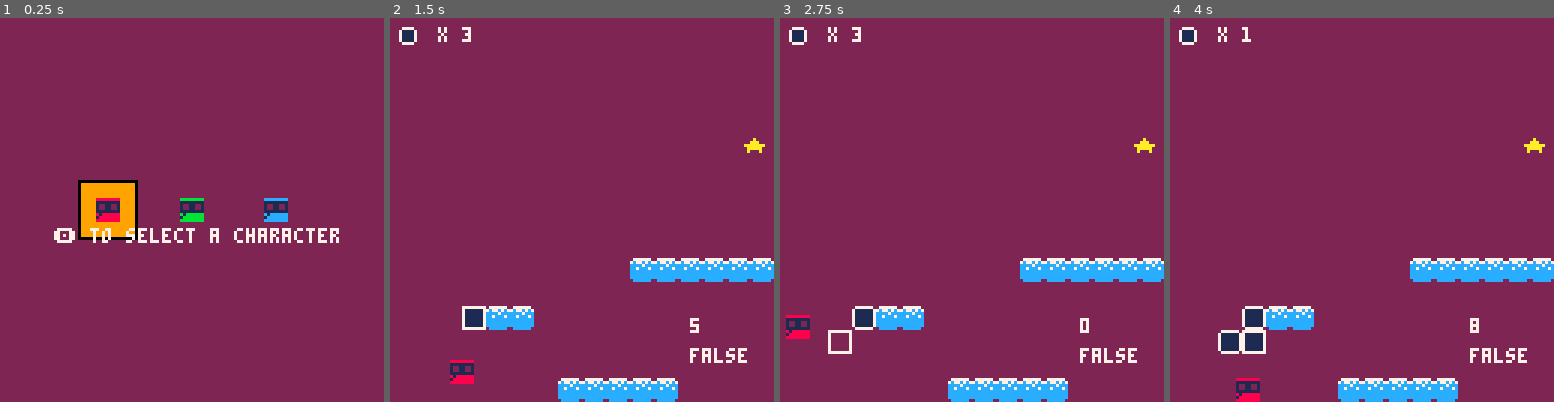
Above: before the commit, frames 1-4 (left to right).
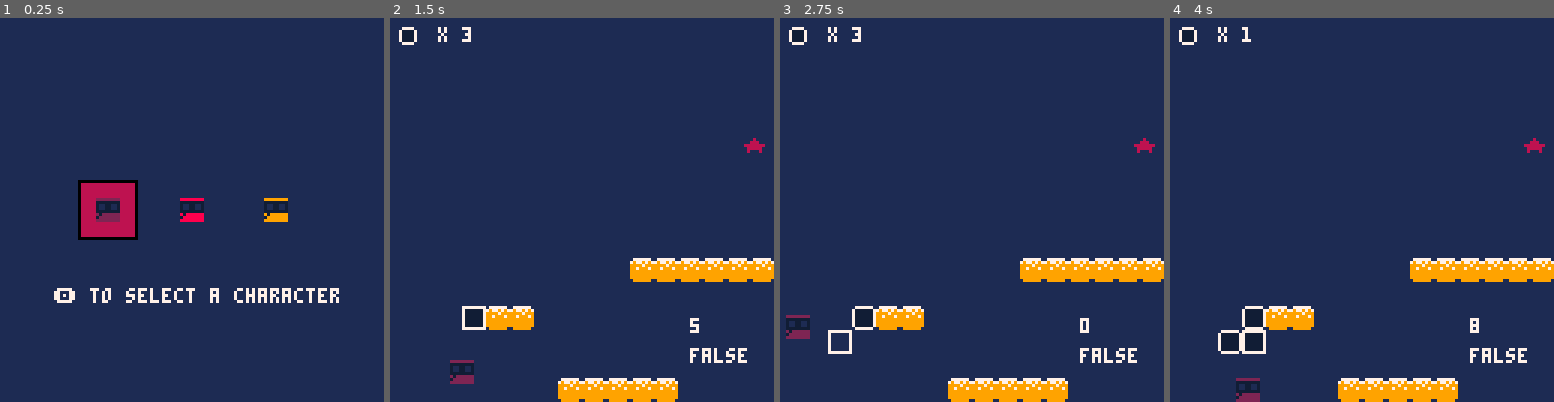
Above: after the commit, the same moments.

Repository: FlavioIero/PlatformMaker
Game: PICO-8 cartridge platformmaker.p8
Same seed, same stepped clock (60 frames per second), same inputs: the game is played once before the commit and once after it.
Inputs:
- Up to frame 1 (0.25 s): no input
- Up to frame 2 (1.5 s): tap O (Z key) at 0.33, 0.7, 1.43 s; tap X (X key) at 1.07 s
- Up to frame 3 (2.75 s): hold Left 1.97-2.37 s; tap X (X key) at 2.07, 2.4, 2.73 s; tap O (Z key) at 2.22 s; hold Down from 2.42 s (still down)
- Up to frame 4 (4 s): release Down at 2.82 s; hold Right 2.87-3.53 s; tap X (X key) at 3.07, 3.4, 3.73 s; tap O (Z key) at 3.1, 3.98 s; hold Up from 3.58 s (still down)

The runs differ from the first frame. In frame 1, 100% of the frame differs, in the area x 0-100%, y 0-100%; in frame 2, 98%; in frame 3, 98%; in frame 4, 98%.

Commit message:
changed color palette

Diff:
--- a/platformmaker.p8
+++ b/platformmaker.p8
@@ -42,6 +42,8 @@
 end
 
 function _init()
+	poke(0x5f2e,1)
+	pal({[0]=0,-15,1,-4,12,13,-1,7,2,-7,-8,8,9,-3,-2,-14},1)	reset_var()
 	reset_var()
 	_update = update_menu
 	_draw = draw_menu
@@ -72,12 +74,12 @@
 	local sp_y = 60
 	local sp_x = {32,60,88}
 	local pad = 6
-	rectfill(sp_x[m_p_sprt_i]-pad+1,sp_y-pad+1,sp_x[m_p_sprt_i]+7+pad-1,sp_y+7+pad-1,9)
+	rectfill(sp_x[m_p_sprt_i]-pad+1,sp_y-pad+1,sp_x[m_p_sprt_i]+7+pad-1,sp_y+7+pad-1,m_rect_cols[2])
 	for i=1,#m_p_sprts do
 		spr(m_p_sprts[i],sp_x[i],sp_y)
 	end
 	rect(sp_x[m_p_sprt_i]-pad,sp_y-pad,sp_x[m_p_sprt_i]+7+pad,sp_y+7+pad,m_rect_cols[m_rect_col_i])
-	print_ctr_w("🅾️ to select a character",70,7)
+	print_ctr_w("🅾️ to select a character",90,7)
 end
 
 -- temp
